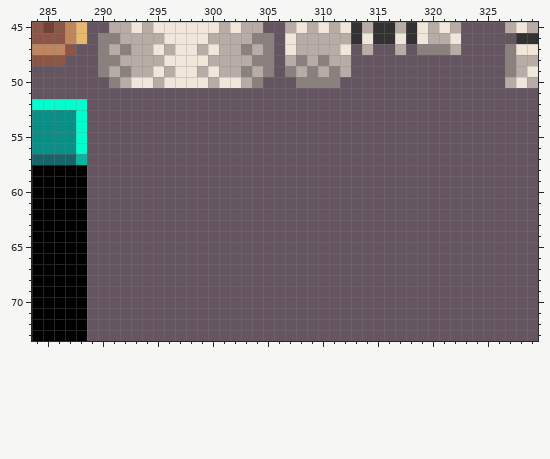
One commit to this pixel-art file: Assets/AngeliA Game/Artwork/Environment/EnvironmentBack.ase. Above: the version before the commit.
512x512 pixels, 1 frame. Colours within 5 levels of each other are drawn and written as one. Shown: x 284..329, y 45..73.
And afterwards:
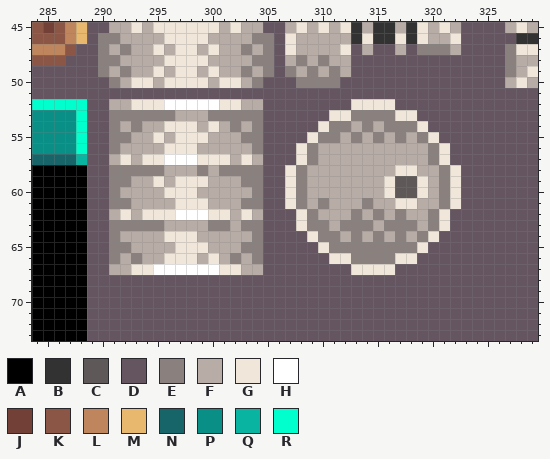
Palette (. is transparent): A #000000  B #323232  C #5e5858  D #655561  E #8a817f  F #b8aca7  G #f0e6da  H #ffffff  J #734037  K #8c5646  L #bf855c  M #e8b86f  N #176568  P #0a8f86  Q #09b5a1  R #00ffcc
Diff:
Layer "Environment":
The author changed colour D to colour C in rows 59 to 60 at x 317 to 318.
The author changed colour D to colour E in row 53 at x 291 to 296, 300 to 304 and 313 to 316; in row 54 at x 291, 293, 302, 304, 311 to 312, 314 and 316 to 318; in row 55 at x 291 to 292, 303 to 304, 310 to 311, 313, 315, 317 and 319; in row 56 at x 291, 304, 309 and 320; in row 57 at x 309 and 320; in row 58 at x 291 to 295, 299, 301 to 304, 308 and 321.
The author changed colour D to colour E in row 59 at x 291 to 292, 303 to 304, 308 and 321; in row 60 at x 291, 304, 308 and 321; in row 61 at x 291 to 292, 303 to 304, 308, 310, 314 and 321; in row 62 at x 309, 313, 315, 317 and 320; in row 63 at x 291 to 295, 300 to 301, 303 to 304, 309 to 310, 312 to 314, 316 to 318 and 320; in row 64 at x 291, 304, 310 to 311, 313, 315, 317 and 319.
The author changed colour D to colour E in row 65 at x 291 to 292, 303 to 304 and 311 to 318; in row 66 at x 291, 293, 302, 304 and 313 to 316.
The author changed colour D to colour F in row 52 at x 291 to 292 and 303 to 304; in row 53 at x 297 to 299; in row 54 at x 292, 294 to 295, 299, 301, 303, 313 and 315; in row 55 at x 293 to 294, 296, 300 to 302, 312, 314, 316 and 318; in row 56 at x 292 to 295, 299 to 303 and 310 to 319; in row 57 at x 291, 293, 302, 304 and 310 to 319.
The author changed colour D to colour F in row 58 at x 296 to 298, 300, 309 to 316 and 319 to 320; in row 59 at x 293 to 294, 296, 300 to 302, 309 to 315 and 320; in row 60 at x 292 to 295, 299 to 303, 309 to 315 and 320; in row 61 at x 293 to 296, 300 to 302, 309, 311 to 313, 315 to 316 and 319 to 320; in row 62 at x 291, 293, 302, 304, 310 to 312, 314, 316 and 318 to 319; in row 63 at x 296 to 299, 302, 311, 315 and 319.
The author changed colour D to colour F in row 64 at x 292 to 295, 299 to 303, 312, 314, 316 and 318; in row 65 at x 293 to 296 and 300 to 302; in row 66 at x 292, 294 to 295, 299, 301 and 303; in row 67 at x 291 to 292 and 303 to 304.
The author changed colour D to colour G in row 52 at x 293 to 295, 301 to 302 and 313 to 316; in row 53 at x 311 to 312 and 317 to 318; in row 54 at x 296 to 298, 300, 310 and 319; in row 55 at x 295, 297 to 299, 309 and 320; in row 56 at x 296 to 298, 308 and 321; in row 57 at x 292, 294 to 295, 299 to 301, 303, 308 and 321.
The author changed colour D to colour G in row 58 at x 307, 317 to 318 and 322; in row 59 at x 295, 297 to 299, 307, 316, 319 and 322; in row 60 at x 296 to 298, 307, 316, 319 and 322; in row 61 at x 297 to 299, 307, 317 to 318 and 322; in row 62 at x 292, 294 to 296, 300 to 301, 303, 308 and 321; in row 63 at x 308 and 321.
The author changed colour D to colour G in row 64 at x 296 to 298, 309 and 320; in row 65 at x 297 to 299, 310 and 319; in row 66 at x 296 to 298, 300, 311 to 312 and 317 to 318; in row 67 at x 293 to 294, 301 to 302 and 313 to 316.
The author changed colour D to colour H in row 52 at x 296 to 300; in row 57 at x 296 to 298; in row 62 at x 297 to 299; in row 67 at x 295 to 300.
